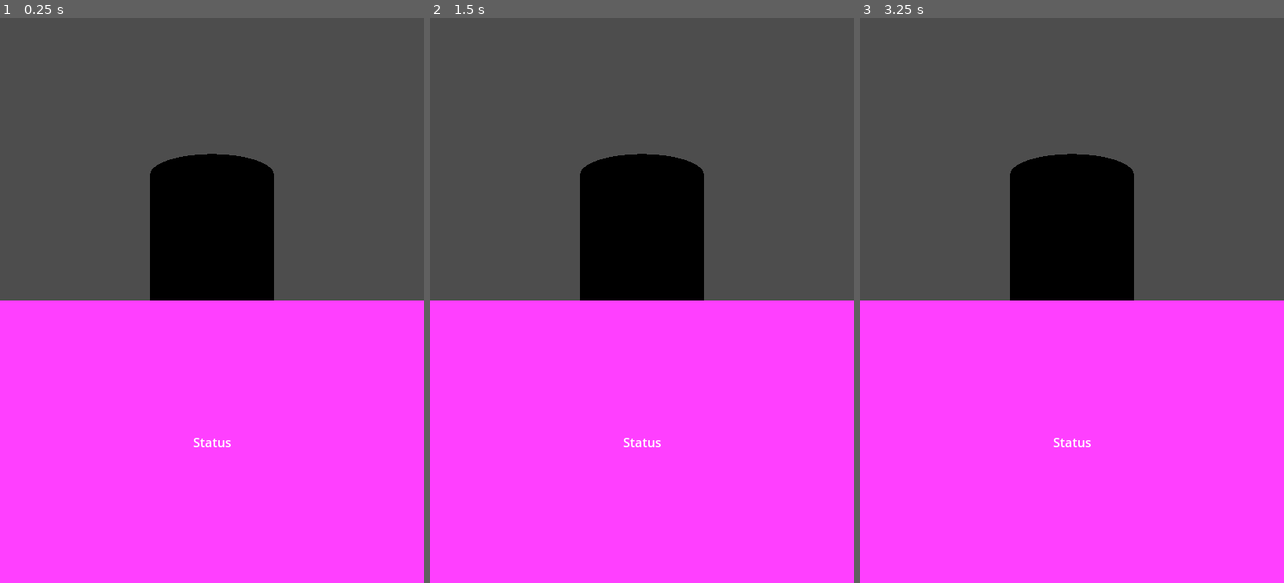
Above: before the commit, frames 1-3 (left to right).
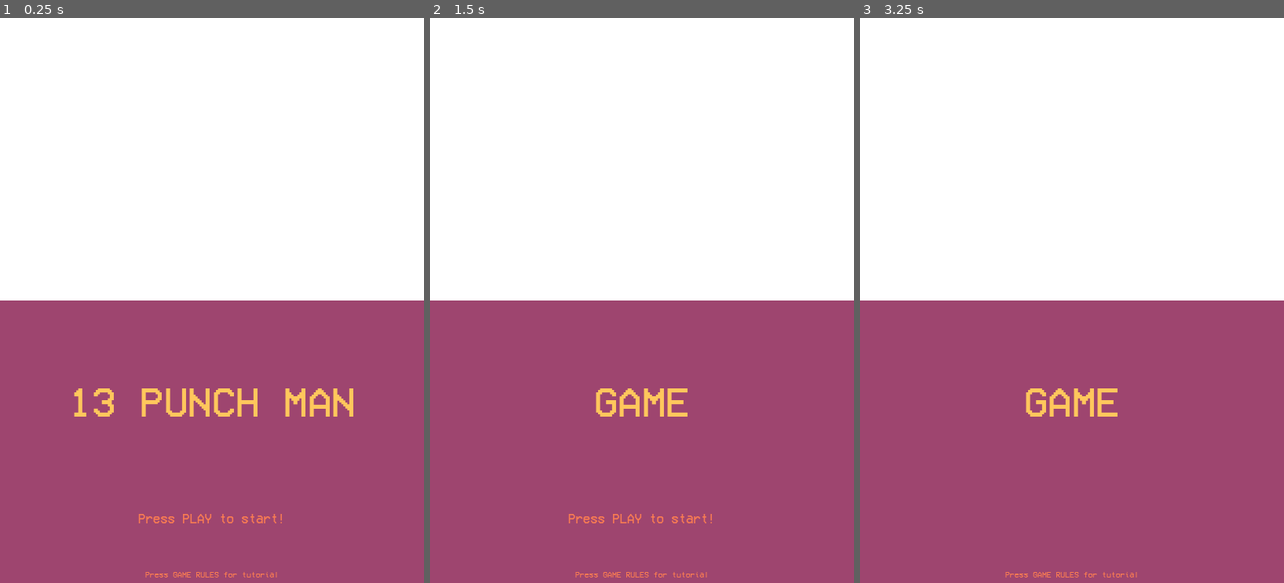
Above: after the commit, the same moments.

Repository: mrmav/invictvs-jam-2023
Game: Godot game, scene res://scenes/main.tscn
Same seed, same stepped clock (60 frames per second), same inputs: the game is played once before the commit and once after it.
Inputs (mouse positions are in pixels of both pictures, inside the frame that each line leads up to):
- Up to frame 1 (0.25 s): no input
- Up to frame 2 (1.5 s): tap Enter (play, bound only after the commit) at 0.5 s; move the mouse to (735, 272) at 0.52 s; hold O (dodge_right) 0.53-1.28 s; hold Enter (play, bound only after the commit) 0.53-1.28 s; click (735, 272) at 0.67 s; tap Space (stand) at 1.25, 1.35 s; move the mouse to (557, 328) at 1.27 s; hold Q (dodge_left) from 1.28 s (still down)
- Up to frame 3 (3.25 s): tap Enter (play, bound only after the commit) at 1.55, 2, 3.05 s; move the mouse to (1114, 176) at 2.02 s; release Q (dodge_left) at 2.03 s; hold O (dodge_right) 2.03-2.78 s; hold Enter (play, bound only after the commit) 2.03-2.78 s; tap Space (stand) at 2.75 s; move the mouse to (1050, 413) at 2.77 s; hold S (left_upper_cut) from 2.78 s (still down); tap Shift at 2.85 s; click (1050, 413) at 2.92 s

The runs differ from the first frame. In frame 1, 100% of the frame differs, in the area x 0-100%, y 0-100%; in frame 2, 100%; in frame 3, 100%.

Commit message:
Adding scene loader support.

Diff:
--- a/project.godot
+++ b/project.godot
@@ -20,6 +20,7 @@
 
 CounterManager="*res://src/counter_system/CounterManager.gd"
 Websocket="*res://src/web_socket/websocket.gd"
+SceneLoader="*res://src/scene_loader/scene_loader.tscn"
 
 [display]
 
@@ -76,3 +77,8 @@
 "events": [Object(InputEventKey,"resource_local_to_scene":false,"resource_name":"","device":-1,"window_id":0,"alt_pressed":false,"shift_pressed":false,"ctrl_pressed":false,"meta_pressed":false,"pressed":false,"keycode":0,"physical_keycode":32,"key_label":0,"unicode":32,"echo":false,"script":null)
 ]
 }
+play={
+"deadzone": 0.5,
+"events": [Object(InputEventKey,"resource_local_to_scene":false,"resource_name":"","device":0,"window_id":0,"alt_pressed":false,"shift_pressed":false,"ctrl_pressed":false,"meta_pressed":false,"pressed":false,"keycode":0,"physical_keycode":4194309,"key_label":0,"unicode":0,"echo":false,"script":null)
+]
+}
--- /dev/null
+++ b/scenes/game/game.tscn
@@ -0,0 +1,124 @@
+[gd_scene load_steps=3 format=3 uid="uid://cd0keftgqv105"]
+
+[ext_resource type="Theme" uid="uid://eb5goi1cm0df" path="res://scenes/main.tres" id="1_s0rw5"]
+[ext_resource type="Script" path="res://scenes/intro/enter.gd" id="2_yw7na"]
+
+[node name="Main" type="Control"]
+layout_mode = 3
+anchors_preset = 15
+anchor_right = 1.0
+anchor_bottom = 1.0
+grow_horizontal = 2
+grow_vertical = 2
+theme = ExtResource("1_s0rw5")
+
+[node name="Standby" type="Control" parent="."]
+custom_minimum_size = Vector2(540, 360)
+anchors_preset = 0
+offset_right = 40.0
+offset_bottom = 40.0
+
+[node name="ColorRect" type="ColorRect" parent="Standby"]
+layout_mode = 1
+anchors_preset = 15
+anchor_right = 1.0
+anchor_bottom = 1.0
+grow_horizontal = 2
+grow_vertical = 2
+
+[node name="VideoStreamPlayer" type="VideoStreamPlayer" parent="Standby/ColorRect"]
+layout_mode = 1
+anchors_preset = 15
+anchor_right = 1.0
+anchor_bottom = 1.0
+grow_horizontal = 2
+grow_vertical = 2
+
+[node name="Enter" type="Control" parent="."]
+custom_minimum_size = Vector2(540, 360)
+anchors_preset = 0
+offset_top = 360.0
+offset_right = 540.0
+offset_bottom = 720.0
+script = ExtResource("2_yw7na")
+
+[node name="ColorRect" type="ColorRect" parent="Enter"]
+layout_mode = 1
+anchors_preset = 15
+anchor_right = 1.0
+anchor_bottom = 1.0
+grow_horizontal = 2
+grow_vertical = 2
+color = Color(0.619608, 0.270588, 0.435294, 1)
+
+[node name="VBoxContainer" type="VBoxContainer" parent="Enter/ColorRect"]
+layout_mode = 1
+anchors_preset = 15
+anchor_right = 1.0
+anchor_bottom = 1.0
+grow_horizontal = 2
+grow_vertical = 2
+
+[node name="Brand" type="Control" parent="Enter/ColorRect/VBoxContainer"]
+layout_mode = 2
+size_flags_vertical = 3
+
+[node name="CenterContainer" type="CenterContainer" parent="Enter/ColorRect/VBoxContainer/Brand"]
+layout_mode = 1
+anchors_preset = 15
+anchor_right = 1.0
+anchor_bottom = 1.0
+grow_horizontal = 2
+grow_vertical = 2
+
+[node name="Label" type="Label" parent="Enter/ColorRect/VBoxContainer/Brand/CenterContainer"]
+layout_mode = 2
+theme_override_colors/font_color = Color(1, 0.780392, 0.360784, 1)
+theme_override_font_sizes/font_size = 52
+text = "GAME"
+
+[node name="Info" type="Control" parent="Enter/ColorRect/VBoxContainer"]
+custom_minimum_size = Vector2(2.08165e-12, 100)
+layout_mode = 2
+
+[node name="PlayLabelContainer" type="MarginContainer" parent="Enter/ColorRect/VBoxContainer/Info"]
+layout_mode = 1
+anchors_preset = 10
+anchor_right = 1.0
+offset_bottom = 15.0
+grow_horizontal = 2
+theme_override_constants/margin_top = 10
+
+[node name="CenterContainer" type="CenterContainer" parent="Enter/ColorRect/VBoxContainer/Info/PlayLabelContainer"]
+layout_mode = 2
+
+[node name="Label" type="Label" parent="Enter/ColorRect/VBoxContainer/Info/PlayLabelContainer/CenterContainer"]
+layout_mode = 2
+theme_override_colors/font_color = Color(0.972549, 0.482353, 0.321569, 1)
+text = "Press PLAY to start!"
+
+[node name="Timer" type="Timer" parent="Enter/ColorRect/VBoxContainer/Info/PlayLabelContainer/CenterContainer/Label"]
+wait_time = 0.5
+autostart = true
+
+[node name="TutorialLabelContainer" type="MarginContainer" parent="Enter/ColorRect/VBoxContainer/Info"]
+custom_minimum_size = Vector2(2.08165e-12, 20)
+layout_mode = 1
+anchors_preset = 12
+anchor_top = 1.0
+anchor_right = 1.0
+anchor_bottom = 1.0
+offset_top = -9.0
+grow_horizontal = 2
+grow_vertical = 0
+
+[node name="CenterContainer" type="CenterContainer" parent="Enter/ColorRect/VBoxContainer/Info/TutorialLabelContainer"]
+layout_mode = 2
+
+[node name="Label" type="Label" parent="Enter/ColorRect/VBoxContainer/Info/TutorialLabelContainer/CenterContainer"]
+layout_mode = 2
+theme_override_colors/font_color = Color(0.972549, 0.482353, 0.321569, 1)
+theme_override_font_sizes/font_size = 10
+text = "Press GAME RULES for tutorial"
+
+[connection signal="timeout" from="Enter/ColorRect/VBoxContainer/Info/PlayLabelContainer/CenterContainer/Label/Timer" to="Enter" method="_on_timer_timeout"]
--- /dev/null
+++ b/scenes/intro/enter.gd
@@ -0,0 +1,13 @@
+extends Control
+
+@onready var brand_label: Label = $ColorRect/VBoxContainer/Brand/CenterContainer/Label
+@onready var play_label: Label = $ColorRect/VBoxContainer/Info/PlayLabelContainer/CenterContainer/Label
+
+var visible_count: int = 0
+
+func _on_timer_timeout():
+	if play_label.visible and visible_count == 0:
+		visible_count += 1
+		return
+	play_label.visible = not play_label.visible
+	visible_count = 0
--- /dev/null
+++ b/scenes/intro/intro.gd
@@ -0,0 +1,5 @@
+extends Control
+
+func _input(event):
+	if event.is_action_pressed("play"):
+		SceneLoader.goto_scene("res://scenes/game/game.tscn")
--- /dev/null
+++ b/scenes/intro/intro.gdshader
@@ -0,0 +1,45 @@
+shader_type canvas_item;
+render_mode unshaded;
+
+uniform float intensity;
+
+uniform bool x;
+uniform float r_horizontal;
+uniform float g_horizontal;
+uniform float b_horizontal;
+
+uniform bool y;
+uniform float r_vertical;
+uniform float g_vertical;
+uniform float b_vertical;
+
+void fragment()
+{
+	float texture_alpha = texture(TEXTURE, UV).a;
+
+	if (texture_alpha > 0.0)
+	{
+		if (x == true)
+		{
+			COLOR = vec4(
+				UV.x * r_horizontal * intensity,
+				UV.x * g_horizontal * intensity,
+				UV.x * b_horizontal * intensity,
+				texture_alpha
+			);
+		}
+		if (y == true)
+		{
+			COLOR = vec4(
+				UV.y * r_vertical * intensity,
+				UV.y * g_vertical * intensity,
+				UV.y * b_vertical * intensity,
+				texture_alpha
+			);
+		}
+	}
+	else
+	{
+		COLOR = texture(TEXTURE, UV);
+	}
+}
--- /dev/null
+++ b/scenes/intro/intro.tscn
@@ -0,0 +1,126 @@
+[gd_scene load_steps=4 format=3 uid="uid://b0cmt546gfj8k"]
+
+[ext_resource type="Theme" uid="uid://eb5goi1cm0df" path="res://scenes/main.tres" id="1_adec7"]
+[ext_resource type="Script" path="res://scenes/intro/enter.gd" id="2_acie4"]
+[ext_resource type="Script" path="res://scenes/intro/intro.gd" id="2_v6odb"]
+
+[node name="Intro" type="Control"]
+layout_mode = 3
+anchors_preset = 15
+anchor_right = 1.0
+anchor_bottom = 1.0
+grow_horizontal = 2
+grow_vertical = 2
+theme = ExtResource("1_adec7")
+script = ExtResource("2_v6odb")
+
+[node name="Standby" type="Control" parent="."]
+custom_minimum_size = Vector2(540, 360)
+anchors_preset = 0
+offset_right = 40.0
+offset_bottom = 40.0
+
+[node name="ColorRect" type="ColorRect" parent="Standby"]
+layout_mode = 1
+anchors_preset = 15
+anchor_right = 1.0
+anchor_bottom = 1.0
+grow_horizontal = 2
+grow_vertical = 2
+
+[node name="VideoStreamPlayer" type="VideoStreamPlayer" parent="Standby/ColorRect"]
+layout_mode = 1
+anchors_preset = 15
+anchor_right = 1.0
+anchor_bottom = 1.0
+grow_horizontal = 2
+grow_vertical = 2
+
+[node name="Enter" type="Control" parent="."]
+custom_minimum_size = Vector2(540, 360)
+anchors_preset = 0
+offset_top = 360.0
+offset_right = 540.0
+offset_bottom = 720.0
+script = ExtResource("2_acie4")
+
+[node name="ColorRect" type="ColorRect" parent="Enter"]
+layout_mode = 1
+anchors_preset = 15
+anchor_right = 1.0
+anchor_bottom = 1.0
+grow_horizontal = 2
+grow_vertical = 2
+color = Color(0.619608, 0.270588, 0.435294, 1)
+
+[node name="VBoxContainer" type="VBoxContainer" parent="Enter/ColorRect"]
+layout_mode = 1
+anchors_preset = 15
+anchor_right = 1.0
+anchor_bottom = 1.0
+grow_horizontal = 2
+grow_vertical = 2
+
+[node name="Brand" type="Control" parent="Enter/ColorRect/VBoxContainer"]
+layout_mode = 2
+size_flags_vertical = 3
+
+[node name="CenterContainer" type="CenterContainer" parent="Enter/ColorRect/VBoxContainer/Brand"]
+layout_mode = 1
+anchors_preset = 15
+anchor_right = 1.0
+anchor_bottom = 1.0
+grow_horizontal = 2
+grow_vertical = 2
+
+[node name="Label" type="Label" parent="Enter/ColorRect/VBoxContainer/Brand/CenterContainer"]
+layout_mode = 2
+theme_override_colors/font_color = Color(1, 0.780392, 0.360784, 1)
+theme_override_font_sizes/font_size = 52
+text = "13 PUNCH MAN"
+
+[node name="Info" type="Control" parent="Enter/ColorRect/VBoxContainer"]
+custom_minimum_size = Vector2(2.08165e-12, 100)
+layout_mode = 2
+
+[node name="PlayLabelContainer" type="MarginContainer" parent="Enter/ColorRect/VBoxContainer/Info"]
+layout_mode = 1
+anchors_preset = 10
+anchor_right = 1.0
+offset_bottom = 15.0
+grow_horizontal = 2
+theme_override_constants/margin_top = 10
+
+[node name="CenterContainer" type="CenterContainer" parent="Enter/ColorRect/VBoxContainer/Info/PlayLabelContainer"]
+layout_mode = 2
+
+[node name="Label" type="Label" parent="Enter/ColorRect/VBoxContainer/Info/PlayLabelContainer/CenterContainer"]
+layout_mode = 2
+theme_override_colors/font_color = Color(0.972549, 0.482353, 0.321569, 1)
+text = "Press PLAY to start!"
+
+[node name="Timer" type="Timer" parent="Enter/ColorRect/VBoxContainer/Info/PlayLabelContainer/CenterContainer/Label"]
+wait_time = 0.5
+autostart = true
+
+[node name="TutorialLabelContainer" type="MarginContainer" parent="Enter/ColorRect/VBoxContainer/Info"]
+custom_minimum_size = Vector2(2.08165e-12, 20)
+layout_mode = 1
+anchors_preset = 12
+anchor_top = 1.0
+anchor_right = 1.0
+anchor_bottom = 1.0
+offset_top = -9.0
+grow_horizontal = 2
+grow_vertical = 0
+
+[node name="CenterContainer" type="CenterContainer" parent="Enter/ColorRect/VBoxContainer/Info/TutorialLabelContainer"]
+layout_mode = 2
+
+[node name="Label" type="Label" parent="Enter/ColorRect/VBoxContainer/Info/TutorialLabelContainer/CenterContainer"]
+layout_mode = 2
+theme_override_colors/font_color = Color(0.972549, 0.482353, 0.321569, 1)
+theme_override_font_sizes/font_size = 10
+text = "Press GAME RULES for tutorial"
+
+[connection signal="timeout" from="Enter/ColorRect/VBoxContainer/Info/PlayLabelContainer/CenterContainer/Label/Timer" to="Enter" method="_on_timer_timeout"]
--- /dev/null
+++ b/scenes/main.gd
@@ -0,0 +1,5 @@
+extends Node
+
+# Called when the node enters the scene tree for the first time.
+func _ready():
+	SceneLoader.goto_scene("res://scenes/intro/intro.tscn")
--- /dev/null
+++ b/scenes/main.tres
@@ -0,0 +1,6 @@
+[gd_resource type="Theme" load_steps=2 format=3 uid="uid://eb5goi1cm0df"]
+
+[ext_resource type="FontFile" uid="uid://die5qhiuew5oq" path="res://assets/font/VCR_OSD_MONO_1.001.ttf" id="1_q2kgp"]
+
+[resource]
+Label/fonts/font = ExtResource("1_q2kgp")
--- a/scenes/main.tscn
+++ b/scenes/main.tscn
@@ -1,57 +1,6 @@
 [gd_scene load_steps=2 format=3 uid="uid://dfjj00ci50tx5"]
 
-[sub_resource type="CylinderMesh" id="CylinderMesh_gcpnx"]
+[ext_resource type="Script" path="res://scenes/main.gd" id="1_bt0pd"]
 
-[node name="Main" type="Control"]
-layout_mode = 3
-anchors_preset = 15
-anchor_right = 1.0
-anchor_bottom = 1.0
-grow_horizontal = 2
-grow_vertical = 2
-
-[node name="Game" type="Control" parent="."]
-custom_minimum_size = Vector2(540, 360)
-anchors_preset = 0
-offset_right = 40.0
-offset_bottom = 40.0
-
-[node name="Node3D" type="Node3D" parent="Game"]
-
-[node name="Camera3D" type="Camera3D" parent="Game/Node3D"]
-transform = Transform3D(1, 0, 0, 0, 1, 0, 0, 0, 1, 0, 0, 3.01403)
-
-[node name="MeshInstance3D" type="MeshInstance3D" parent="Game/Node3D"]
-mesh = SubResource("CylinderMesh_gcpnx")
-
-[node name="Status" type="Control" parent="."]
-custom_minimum_size = Vector2(540, 360)
-anchors_preset = 0
-offset_top = 360.0
-offset_right = 540.0
-offset_bottom = 720.0
-
-[node name="ColorRect" type="ColorRect" parent="Status"]
-layout_mode = 1
-anchors_preset = 15
-anchor_right = 1.0
-anchor_bottom = 1.0
-grow_horizontal = 2
-grow_vertical = 2
-color = Color(1, 0.247059, 1, 1)
-
-[node name="Label" type="Label" parent="Status/ColorRect"]
-layout_mode = 1
-anchors_preset = 8
-anchor_left = 0.5
-anchor_top = 0.5
-anchor_right = 0.5
-anchor_bottom = 0.5
-offset_left = -24.5
-offset_top = -11.5
-offset_right = 24.5
-offset_bottom = 11.5
-grow_horizontal = 2
-grow_vertical = 2
-text = "Status
-"
+[node name="Main" type="Node"]
+script = ExtResource("1_bt0pd")
--- /dev/null
+++ b/scenes/tutorial/enter.gd
@@ -0,0 +1,14 @@
+extends Control
+
+@onready var brand_label: Label = $ColorRect/VBoxContainer/Brand/CenterContainer/Label
+@onready var play_label: Label = $ColorRect/VBoxContainer/Info/PlayLabelContainer/CenterContainer/Label
+
+var visible_count: int = 0
+
+
+func _on_timer_timeout():
+	if play_label.visible and visible_count == 0:
+		visible_count += 1
+		return
+	play_label.visible = not play_label.visible
+	visible_count = 0
--- /dev/null
+++ b/scenes/tutorial/intro.gdshader
@@ -0,0 +1,45 @@
+shader_type canvas_item;
+render_mode unshaded;
+
+uniform float intensity;
+
+uniform bool x;
+uniform float r_horizontal;
+uniform float g_horizontal;
+uniform float b_horizontal;
+
+uniform bool y;
+uniform float r_vertical;
+uniform float g_vertical;
+uniform float b_vertical;
+
+void fragment()
+{
+	float texture_alpha = texture(TEXTURE, UV).a;
+
+	if (texture_alpha > 0.0)
+	{
+		if (x == true)
+		{
+			COLOR = vec4(
+				UV.x * r_horizontal * intensity,
+				UV.x * g_horizontal * intensity,
+				UV.x * b_horizontal * intensity,
+				texture_alpha
+			);
+		}
+		if (y == true)
+		{
+			COLOR = vec4(
+				UV.y * r_vertical * intensity,
+				UV.y * g_vertical * intensity,
+				UV.y * b_vertical * intensity,
+				texture_alpha
+			);
+		}
+	}
+	else
+	{
+		COLOR = texture(TEXTURE, UV);
+	}
+}
--- /dev/null
+++ b/scenes/tutorial/intro.tscn
@@ -0,0 +1,124 @@
+[gd_scene load_steps=3 format=3 uid="uid://ctl6ovoi6joer"]
+
+[ext_resource type="Theme" uid="uid://eb5goi1cm0df" path="res://scenes/main.tres" id="1_24ljb"]
+[ext_resource type="Script" path="res://scenes/intro/enter.gd" id="2_atodh"]
+
+[node name="Main" type="Control"]
+layout_mode = 3
+anchors_preset = 15
+anchor_right = 1.0
+anchor_bottom = 1.0
+grow_horizontal = 2
+grow_vertical = 2
+theme = ExtResource("1_24ljb")
+
+[node name="Standby" type="Control" parent="."]
+custom_minimum_size = Vector2(540, 360)
+anchors_preset = 0
+offset_right = 40.0
+offset_bottom = 40.0
+
+[node name="ColorRect" type="ColorRect" parent="Standby"]
+layout_mode = 1
+anchors_preset = 15
+anchor_right = 1.0
+anchor_bottom = 1.0
+grow_horizontal = 2
+grow_vertical = 2
+
+[node name="VideoStreamPlayer" type="VideoStreamPlayer" parent="Standby/ColorRect"]
+layout_mode = 1
+anchors_preset = 15
+anchor_right = 1.0
+anchor_bottom = 1.0
+grow_horizontal = 2
+grow_vertical = 2
+
+[node name="Enter" type="Control" parent="."]
+custom_minimum_size = Vector2(540, 360)
+anchors_preset = 0
+offset_top = 360.0
+offset_right = 540.0
+offset_bottom = 720.0
+script = ExtResource("2_atodh")
+
+[node name="ColorRect" type="ColorRect" parent="Enter"]
+layout_mode = 1
+anchors_preset = 15
+anchor_right = 1.0
+anchor_bottom = 1.0
+grow_horizontal = 2
+grow_vertical = 2
+color = Color(0.619608, 0.270588, 0.435294, 1)
+
+[node name="VBoxContainer" type="VBoxContainer" parent="Enter/ColorRect"]
+layout_mode = 1
+anchors_preset = 15
+anchor_right = 1.0
+anchor_bottom = 1.0
+grow_horizontal = 2
+grow_vertical = 2
+
+[node name="Brand" type="Control" parent="Enter/ColorRect/VBoxContainer"]
+layout_mode = 2
+size_flags_vertical = 3
+
+[node name="CenterContainer" type="CenterContainer" parent="Enter/ColorRect/VBoxContainer/Brand"]
+layout_mode = 1
+anchors_preset = 15
+anchor_right = 1.0
+anchor_bottom = 1.0
+grow_horizontal = 2
+grow_vertical = 2
+
+[node name="Label" type="Label" parent="Enter/ColorRect/VBoxContainer/Brand/CenterContainer"]
+layout_mode = 2
+theme_override_colors/font_color = Color(1, 0.780392, 0.360784, 1)
+theme_override_font_sizes/font_size = 52
+text = "13 PUNCH MAN"
+
+[node name="Info" type="Control" parent="Enter/ColorRect/VBoxContainer"]
+custom_minimum_size = Vector2(2.08165e-12, 100)
+layout_mode = 2
+
+[node name="PlayLabelContainer" type="MarginContainer" parent="Enter/ColorRect/VBoxContainer/Info"]
+layout_mode = 1
+anchors_preset = 10
+anchor_right = 1.0
+offset_bottom = 15.0
+grow_horizontal = 2
+theme_override_constants/margin_top = 10
+
+[node name="CenterContainer" type="CenterContainer" parent="Enter/ColorRect/VBoxContainer/Info/PlayLabelContainer"]
+layout_mode = 2
+
+[node name="Label" type="Label" parent="Enter/ColorRect/VBoxContainer/Info/PlayLabelContainer/CenterContainer"]
+layout_mode = 2
+theme_override_colors/font_color = Color(0.972549, 0.482353, 0.321569, 1)
+text = "Press PLAY to start!"
+
+[node name="Timer" type="Timer" parent="Enter/ColorRect/VBoxContainer/Info/PlayLabelContainer/CenterContainer/Label"]
+wait_time = 0.5
+autostart = true
+
+[node name="TutorialLabelContainer" type="MarginContainer" parent="Enter/ColorRect/VBoxContainer/Info"]
+custom_minimum_size = Vector2(2.08165e-12, 20)
+layout_mode = 1
+anchors_preset = 12
+anchor_top = 1.0
+anchor_right = 1.0
+anchor_bottom = 1.0
+offset_top = -9.0
+grow_horizontal = 2
+grow_vertical = 0
+
+[node name="CenterContainer" type="CenterContainer" parent="Enter/ColorRect/VBoxContainer/Info/TutorialLabelContainer"]
+layout_mode = 2
+
+[node name="Label" type="Label" parent="Enter/ColorRect/VBoxContainer/Info/TutorialLabelContainer/CenterContainer"]
+layout_mode = 2
+theme_override_colors/font_color = Color(0.972549, 0.482353, 0.321569, 1)
+theme_override_font_sizes/font_size = 10
+text = "Press GAME RULES for tutorial"
+
+[connection signal="timeout" from="Enter/ColorRect/VBoxContainer/Info/PlayLabelContainer/CenterContainer/Label/Timer" to="Enter" method="_on_timer_timeout"]
--- a/src/Utils.gd
+++ b/src/Utils.gd
@@ -17,3 +17,23 @@
 		return true
 	else:
 		return false
+
+
+class Colors:
+
+	static var DARK_BLUE_1 : Color = Color8(01, 36, 62)
+	static var DARK_BLUE_2 : Color = Color8(09, 39, 79)
+	static var BLUE_1 : Color = Color8(19, 42, 94)
+	static var BLUE_2 : Color = Color8(34, 46, 108)
+	static var DARK_PURPLE_1 : Color = Color8(52, 49, 117)
+	static var DARK_PURPLE_2 : Color = Color8(76, 52, 121)
+	static var PURPLE_1 : Color = Color8(101, 57, 122)
+	static var PURPLE_2 : Color = Color8(129, 62, 118)
+	static var PINK_1 : Color = Color8(158, 69, 111)
+	static var PINK_2 : Color = Color8(186, 78, 105)
+	static var RED_1 : Color = Color8(211, 90, 96)
+	static var RED_2 : Color = Color8(233, 104, 88)
+	static var ORANGE_1 : Color = Color8(248, 123, 82)
+	static var ORANGE_2 : Color = Color8(255, 144, 81)
+	static var YELLOW_1: Color = Color(255, 170, 83)
+	static var YELLOW_2: Color = Color(255, 199, 92)
--- /dev/null
+++ b/src/scene_loader/scene_loader.gd
@@ -0,0 +1,37 @@
+extends Node
+
+var current_scene = null
+
+func _ready():
+	var root = get_tree().root
+	current_scene = root.get_child(root.get_child_count() - 1)
+
+
+func goto_scene(path):
+	# This function will usually be called from a signal callback,
+	# or some other function in the current scene.
+	# Deleting the current scene at this point is
+	# a bad idea, because it may still be executing code.
+	# This will result in a crash or unexpected behavior.
+
+	# The solution is to defer the load to a later time, when
+	# we can be sure that no code from the current scene is running:
+
+	call_deferred("_deferred_goto_scene", path)
+
+
+func _deferred_goto_scene(path):
+	# It is now safe to remove the current scene
+	current_scene.free()
+
+	# Load the new scene.
+	var s = ResourceLoader.load(path)
+
+	# Instance the new scene.
+	current_scene = s.instantiate()
+
+	# Add it to the active scene, as child of root.
+	get_tree().root.add_child(current_scene)
+
+	# Optionally, to make it compatible with the SceneTree.change_scene_to_file() API.
+	get_tree().current_scene = current_scene
--- /dev/null
+++ b/src/scene_loader/scene_loader.tscn
@@ -0,0 +1,6 @@
+[gd_scene load_steps=2 format=3 uid="uid://hhyvot3brqsy"]
+
+[ext_resource type="Script" path="res://src/scene_loader/scene_loader.gd" id="1_ln87h"]
+
+[node name="SceneLoader" type="Node"]
+script = ExtResource("1_ln87h")
Binary file added: assets/font/VCR_OSD_MONO_1.001.ttf
Not shown, added: assets/font/VCR_OSD_MONO_1.001.ttf.import
